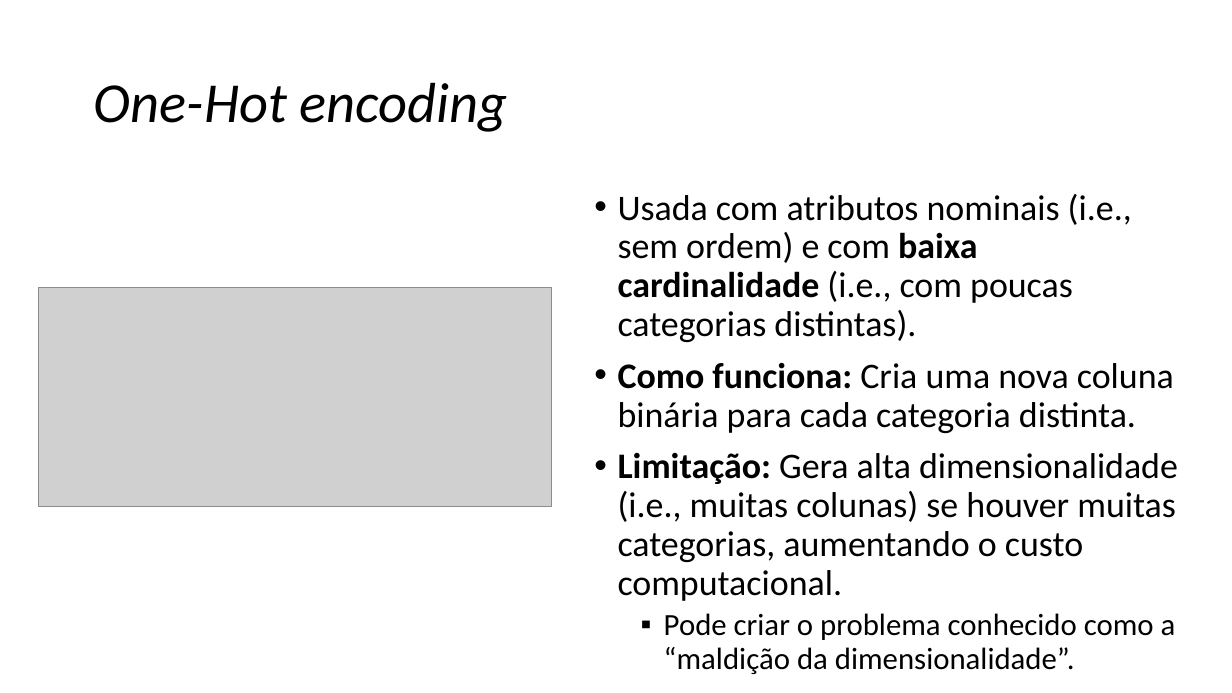
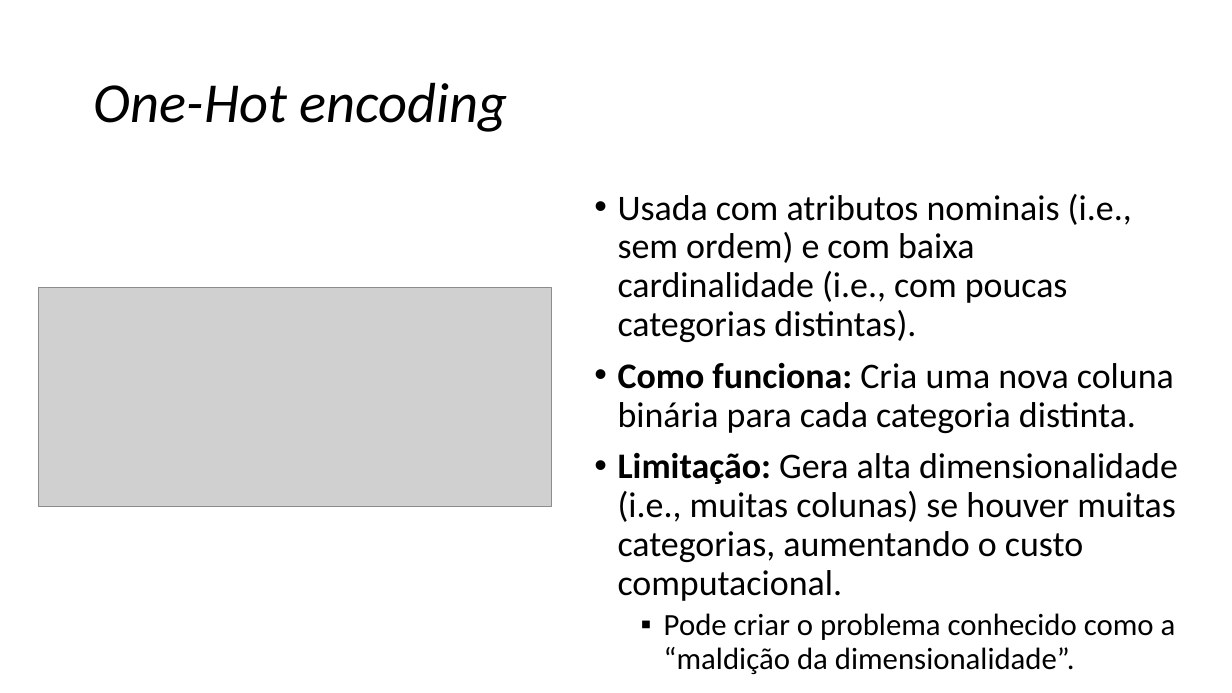
Before and after one commit to zz4fap/c24_inteligencia_artificial, a slide deck: slide 20 of slides/C24_Transformações.pptx. Drawn at 1232x693 pixels with LibreOffice and Linux fonts; fonts in the diff are those of the drawing; grey boxes stand for pictures. Boxes give left, top, right and bottom in pixels: in the first picture for what was removed or moved away, otherwise in the second. Text is boxed around its words. In the diff, an @@ line names an element or a change of style, - is before the commit and + after.

Commit message:
update of slides

```diff
--- a/slides/C24_Transformações.pptx
+++ b/slides/C24_Transformações.pptx
@@ text at [618, 194, 1132, 342]: bold off in "baixa cardinalidade" @@
```
Also in this commit, not shown: 4 slides added, 3 slides removed.
